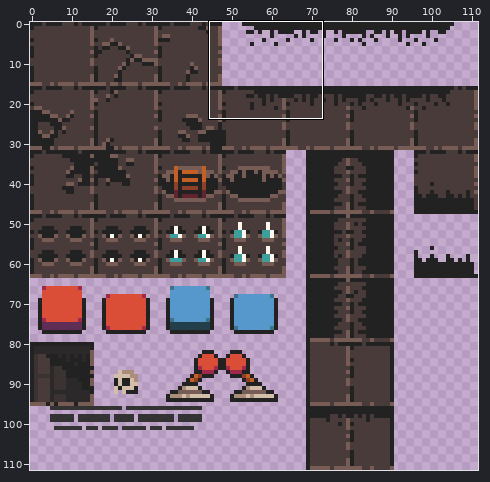
A sprite sheet gets an edit: ColorRoguelike/sprites/sAtlasFloors/6ce8248c-bbe3-42a2-84f4-5a328ea23219.png. Above: a wide view before the commit, with the close-up outlined.
Close-up. Before the commit:
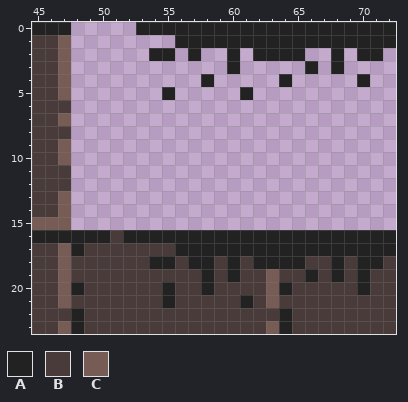
The file is 112x112 pixels. Colours within 5 levels of each other are drawn and written as one. Shown: x 45..72, y 0..23.
Palette (. is transparent): A #222222  B #483b3a  C #775c55
Pixels before, first column x 45:
 0 AAA.....AAAAAAAAAAAAAAAAAAAA
 1 BBC........AAAAAAAAAAAAAAAAA
 2 BBC......AA.A..A.AAAA..A.AA.
 3 BBC............A.....A.A....
 4 BBC..........A.....A.....A..
 5 BBC.......A.....A...........
 6 BBB.........................
 7 BBC.........................
 8 BBB.........................
 9 BBC.........................
10 BBC.........................
11 BBB.........................
12 BBB.........................
13 BBC.........................
14 BBC.........................
15 CCC.........................
16 AAAAAABAAAAAAAAAAAAAAAAAAAAA
17 BBCABBBBBBBAAAAAAAAAAAAAAAAA
18 BBCBBBBBBAABAABABAAAABBABAAB
19 BBCBBBBBBBBBBABABBCBBABABABB
20 BBCABBBBBBABBABBBBCABBBBBABB
21 BBCBBBBBBBABBBBBABCBBBBBBBBB
22 BBBABBBBBBBBBBBBBBBABBBBBBBB
23 BBCABBBBBBBBBBBBBBCABBBBBBBB
Once edited:
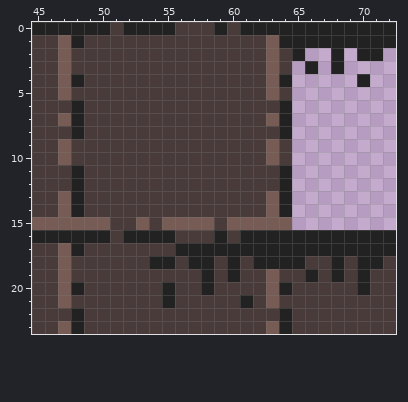
Change:
The author put colour A in row 0 at x 48 to 50 and 52; in row 1 at x 48; in row 4 at x 48; in rows 6 to 8 at x 48 and 64; in rows 11 to 14 at x 48 and 64.
The author put colour B in row 0 at x 51; in row 1 at x 49 to 55; in row 2 at x 48 to 53, 56, 58 to 59 and 61; in row 3 at x 48 to 59, 61 to 62 and 64; in row 4 at x 49 to 57 and 59 to 62; in row 5 at x 48 to 54, 56 to 60, 62 and 64.
The author put colour B in row 6 at x 49 to 63; in row 7 at x 49 to 62; in row 8 at x 49 to 63; in rows 9 to 10 at x 48 to 62 and 64; in rows 11 to 12 at x 49 to 63; in rows 13 to 14 at x 49 to 62.
The author put colour B in row 15 at x 51 to 52, 54 and 59.
Colour A becomes colour B in row 0 at x 56 to 58 and 60; in row 1 at x 56 to 62; in row 2 at x 54 to 55, 57, 60, 62 and 64; in row 3 at x 60; in row 4 at x 58; in row 5 at x 55 and 61.
Colour A becomes colour B in row 16 at x 56 to 58 and 60.
The author put colour C in rows 3 to 5 at x 63; in row 7 at x 63; in rows 9 to 10 at x 63; in rows 13 to 14 at x 63; in row 15 at x 48 to 50, 53, 55 to 58 and 60 to 64.
Colour A becomes colour C in rows 1 to 2 at x 63.
Pixel boxes of the changes (left, top, right, bottom) in both close-ups:
changed: (71, 22, 292, 243)
